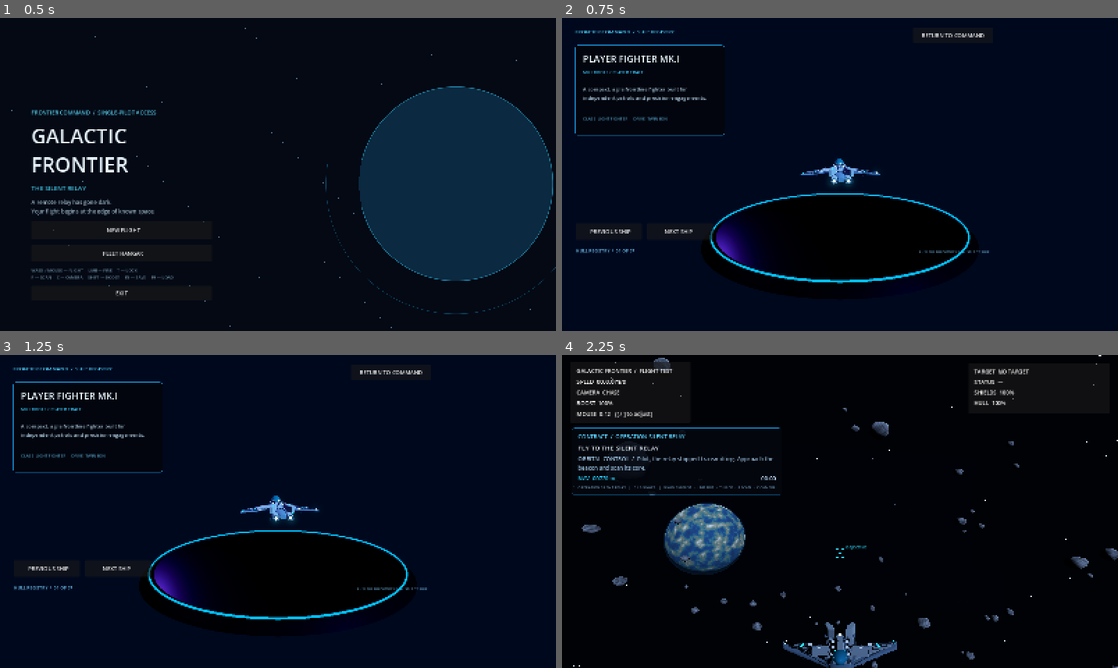
Above: before the commit, frames 1-4 (two rows, left to right).
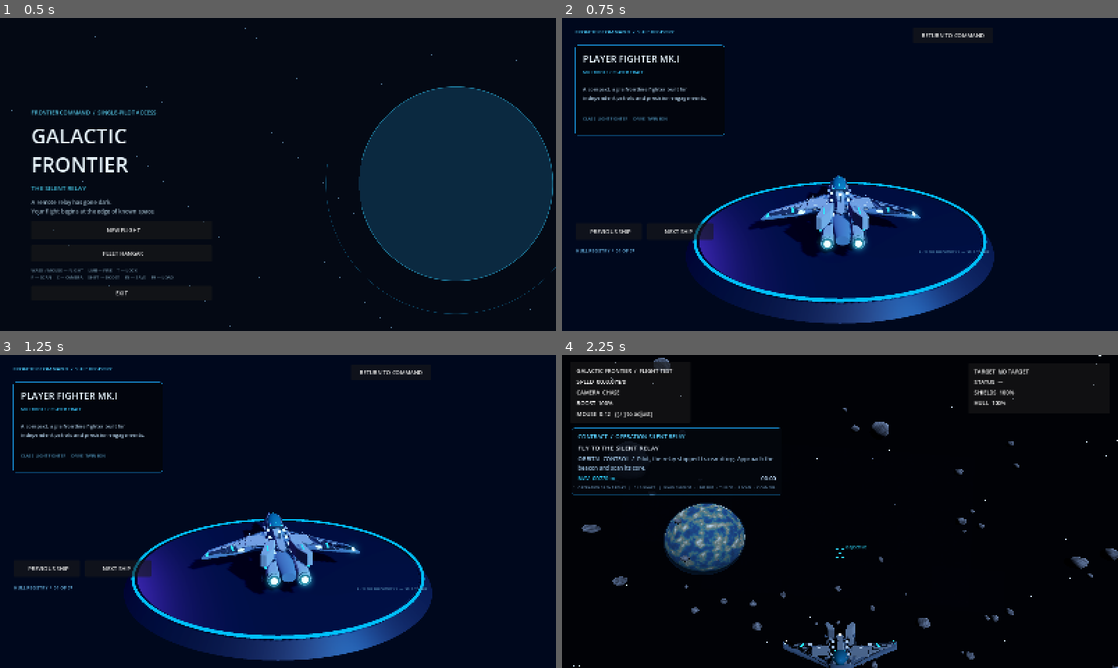
Above: after the commit, the same moments.

Repository: valdissor1990-ui/GALACTIC-FRONTIER
Game: Godot game, scene res://scenes/bootstrap/main.tscn
Two runs of this game, one before a commit and one after it. Both use one fixed random seed, a clock stepped at 60 frames per second and the inputs below.
Inputs:
- Up to frame 1 (0.5 s): no input
- Up to frame 2 (0.75 s): click "FLEET HANGAR" at 0.5 s
- Up to frame 3 (1.25 s): no input
- Up to frame 4 (2.25 s): click "RETURN TO COMMAND" at 1.25 s; click "NEW FLIGHT" at 2 s

Frame 1 is identical in both runs. In frame 2, 19% of the frame differs, in the area x 23-78%, y 44-98%; in frame 3, 19%; in frame 4, nothing differs.

Commit message:
Capture visual evidence for all seven fleet hangar ships (#37)
* Capture every ship in the fleet hangar

* Add deterministic fleet hangar screenshot scene

* Capture and publish all seven hangar ship views

* Use dynamic calls for custom hangar methods

* Improve ship scale and showroom framing from rendered evidence

* Match Raider interceptor showroom scale to player fighter

* Seat ships on a brighter metallic display plinth

* Expose stable node names for main menu integration tests

* Test main menu navigation into fleet hangar

* Test main menu to fleet hangar navigation

* Validate generated fleet artifacts without pushing into an active branch

Diff:
--- /dev/null
+++ b/scenes/ui/fleet_hangar_showcase.tscn
@@ -0,0 +1,9 @@
+[gd_scene load_steps=3 format=3]
+
+[ext_resource type="PackedScene" path="res://scenes/ui/fleet_hangar.tscn" id="1"]
+[ext_resource type="Script" path="res://scripts/ui/fleet_hangar_showcase_director.gd" id="2"]
+
+[node name="FleetHangarShowcase" type="Node"]
+script = ExtResource("2")
+
+[node name="FleetHangar" parent="." instance=ExtResource("1")]
--- a/scripts/ui/fleet_hangar.gd
+++ b/scripts/ui/fleet_hangar.gd
@@ -4,13 +4,13 @@
 const FLIGHT_SCENE := "res://scenes/demo/ten_minute_demo.tscn"
 const RUNTIME_GLTF_SCRIPT: Script = preload("res://scripts/visual/runtime_gltf_model.gd")
 const SHIPS := [
-	{"name": "PLAYER FIGHTER MK.I", "role": "MULTIROLE / PLAYER CRAFT", "path": "res://assets/models/ships/player_fighter.glb", "scale": 0.30, "description": "A compact, agile front …(125 unchanged characters)…
-	{"name": "RAIDER INTERCEPTOR", "role": "HOSTILE / INTERCEPTOR", "path": "res://assets/models/ships/enemy_fighter.glb", "scale": 0.30, "description": "A fast attack craft with a narrow armored spine, split-delta wings and a triple engine cluster.", "specs": "CLASS  INTERCEPTOR       ROLE  PURSUIT"},
-	{"name": "AEGIS HEAVY FIGHTER", "role": "HEAVY / SPACE SUPERIORITY", "path": "res://assets/models/ships/heavy_fighter.glb", "scale": 0.23, "description": "A heavily armored supe …(136 unchanged characters)…
-	{"name": "BASTION BOMBER", "role": "STRIKE / ORDNANCE", "path": "res://assets/models/ships/bomber.glb", "scale": 0.19, "description": "A broad strike platform carrying internal payload bays and remote defensive turrets.", "specs": "CLASS  BOMBER            PAYLOAD  INTERNAL"},
-	{"name": "MULE CARGO HAULER", "role": "CIVILIAN / LOGISTICS", "path": "res://assets/models/ships/cargo_hauler.glb", "scale": 0.20, "description": "A modular industrial h …(138 unchanged characters)…
-	{"name": "VANGUARD FRIGATE", "role": "ESCORT / PATROL", "path": "res://assets/models/ships/frigate.glb", "scale": 0.13, "description": "A long-range escort warship designed to protect convoys and maintain a defensive perimeter.", "specs": "CLASS  FRIGATE           ROLE  ESCORT"},
-	{"name": "LEVIATHAN CRUISER", "role": "CAPITAL / COMMAND", "path": "res://assets/models/ships/cruiser.glb", "scale": 0.085, "description": "A capital command vess …(141 unchanged characters)…
+	{"name": "PLAYER FIGHTER MK.I", "role": "MULTIROLE / PLAYER CRAFT", "path": "res://assets/models/ships/player_fighter.glb", "scale": 0.42, "description": "A compact, agile front …(125 unchanged characters)…
+	{"name": "RAIDER INTERCEPTOR", "role": "HOSTILE / INTERCEPTOR", "path": "res://assets/models/ships/enemy_fighter.glb", "scale": 0.42, "description": "A fast attack craft with a narrow armored spine, split-delta wings and a triple engine cluster.", "specs": "CLASS  INTERCEPTOR       ROLE  PURSUIT"},
+	{"name": "AEGIS HEAVY FIGHTER", "role": "HEAVY / SPACE SUPERIORITY", "path": "res://assets/models/ships/heavy_fighter.glb", "scale": 0.32, "description": "A heavily armored supe …(136 unchanged characters)…
+	{"name": "BASTION BOMBER", "role": "STRIKE / ORDNANCE", "path": "res://assets/models/ships/bomber.glb", "scale": 0.28, "description": "A broad strike platform carrying internal payload bays and remote defensive turrets.", "specs": "CLASS  BOMBER            PAYLOAD  INTERNAL"},
+	{"name": "MULE CARGO HAULER", "role": "CIVILIAN / LOGISTICS", "path": "res://assets/models/ships/cargo_hauler.glb", "scale": 0.28, "description": "A modular industrial h …(138 unchanged characters)…
+	{"name": "VANGUARD FRIGATE", "role": "ESCORT / PATROL", "path": "res://assets/models/ships/frigate.glb", "scale": 0.22, "description": "A long-range escort warship designed to protect convoys and maintain a defensive perimeter.", "specs": "CLASS  FRIGATE           ROLE  ESCORT"},
+	{"name": "LEVIATHAN CRUISER", "role": "CAPITAL / COMMAND", "path": "res://assets/models/ships/cruiser.glb", "scale": 0.16, "description": "A capital command vess …(141 unchanged characters)…
 ]
 
 var _ship_index: int = 0
@@ -90,23 +90,23 @@
 	platform.name = "DisplayPlinth"
 	platform.position.y = -2.8
 	var cylinder := CylinderMesh.new()
-	cylinder.top_radius = 5.2
-	cylinder.bottom_radius = 5.8
+	cylinder.top_radius = 4.2
+	cylinder.bottom_radius = 4.6
 	cylinder.height = 0.34
 	cylinder.radial_segments = 96
 	platform.mesh = cylinder
 	var platform_material := StandardMaterial3D.new()
-	platform_material.albedo_color = Color(0.035, 0.065, 0.105)
-	platform_material.metallic = 0.82
-	platform_material.roughness = 0.3
+	platform_material.albedo_color = Color(0.075, 0.11, 0.17)
+	platform_material.metallic = 0.48
+	platform_material.roughness = 0.48
 	platform.material_override = platform_material
 	world.add_child(platform)
 
 	var platform_ring := MeshInstance3D.new()
 	platform_ring.position.y = -2.59
 	var ring_mesh := TorusMesh.new()
-	ring_mesh.inner_radius = 5.35
-	ring_mesh.outer_radius = 5.43
+	ring_mesh.inner_radius = 4.28
+	ring_mesh.outer_radius = 4.36
 	ring_mesh.rings = 96
 	ring_mesh.ring_segments = 12
 	platform_ring.mesh = ring_mesh
@@ -121,15 +121,15 @@
 
 	_model_mount = Node3D.new()
 	_model_mount.name = "ShipDisplayMount"
-	_model_mount.position.y = -0.2
+	_model_mount.position.y = -2.0
 	world.add_child(_model_mount)
 
 	var camera := Camera3D.new()
-	camera.position = Vector3(0.0, 3.2, 17.0)
-	camera.fov = 42.0
+	camera.position = Vector3(0.0, 2.6, 12.5)
+	camera.fov = 40.0
 	camera.current = true
 	world.add_child(camera)
-	camera.look_at(Vector3(0.0, -0.35, 0.0), Vector3.UP)
+	camera.look_at(Vector3(0.0, -1.0, 0.0), Vector3.UP)
 
 	var overlay := Control.new()
 	overlay.name = "HangarOverlay"
--- /dev/null
+++ b/scripts/ui/fleet_hangar_showcase_director.gd
@@ -0,0 +1,37 @@
+extends Node
+## Captures each ship in the real interactive hangar for visual regression review.
+
+@onready var hangar: Node = get_node("FleetHangar")
+
+func _ready() -> void:
+	call_deferred("_capture_fleet")
+
+func _capture_fleet() -> void:
+	await get_tree().process_frame
+	await get_tree().process_frame
+	var directory := ProjectSettings.globalize_path("user://screenshots")
+	var make_error := DirAccess.make_dir_recursive_absolute(directory)
+	if make_error != OK and make_error != ERR_ALREADY_EXISTS:
+		push_error("Could not create fleet screenshot directory: " + str(make_error))
+		get_tree().quit(1)
+		return
+	for index in range(int(hangar.call("get_ship_count"))):
+		await get_tree().create_timer(0.55).timeout
+		await RenderingServer.frame_post_draw
+		var mesh_count: int = int(hangar.call("get_visible_model_mesh_count"))
+		if mesh_count <= 0:
+			push_error("Fleet hangar screenshot %d has no visible ship meshes" % (index + 1))
+			get_tree().quit(1)
+			return
+		var image := get_viewport().get_texture().get_image()
+		var path := directory.path_join("fleet-hangar-%02d.png" % (index + 1))
+		var save_error := image.save_png(path)
+		if save_error != OK:
+			push_error("Could not save fleet hangar screenshot: " + path)
+			get_tree().quit(1)
+			return
+		print("FLEET_HANGAR_CAPTURE=", path, " mesh_count=", mesh_count)
+		hangar.call("show_next_ship")
+		await get_tree().process_frame
+	print("FLEET_HANGAR_SHOWCASE_COMPLETE ships=", int(hangar.call("get_ship_count")))
+	get_tree().quit(0)
--- a/scripts/ui/main_menu.gd
+++ b/scripts/ui/main_menu.gd
@@ -19,6 +19,7 @@
 	backdrop.set_script(BACKDROP_SCRIPT)
 	add_child(backdrop)
 	var layout := VBoxContainer.new()
+	layout.name = "MainMenuLayout"
 	layout.set_anchors_preset(Control.PRESET_CENTER_LEFT)
 	layout.position = Vector2(90, -190)
 	layout.custom_minimum_size = Vector2(520, 390)
@@ -48,6 +49,7 @@
 	start.pressed.connect(_start_game)
 	layout.add_child(start)
 	var hangar := Button.new()
+	hangar.name = "FleetHangarButton"
 	hangar.text = "  FLEET HANGAR"
 	hangar.custom_minimum_size = Vector2(390, 48)
 	hangar.pressed.connect(_open_hangar)
--- /dev/null
+++ b/tests/ui/test_main_menu_hangar_navigation.gd
@@ -0,0 +1,43 @@
+extends SceneTree
+## Verifies the main-menu button opens the real fleet hangar scene.
+
+const MENU_SCENE := "res://scenes/ui/main_menu.tscn"
+const HANGAR_SCENE := "res://scenes/ui/fleet_hangar.tscn"
+var _failed := 0
+
+func _initialize() -> void:
+	call_deferred("_run")
+
+func _run() -> void:
+	var error := change_scene_to_file(MENU_SCENE)
+	_check(error == OK, "main menu scene loads")
+	await process_frame
+	await process_frame
+	var menu := current_scene
+	_check(menu != null, "main menu becomes current scene")
+	if menu == null:
+		quit(1)
+		return
+	var button := menu.get_node_or_null("MainMenuLayout/FleetHangarButton") as Button
+	_check(button != null, "fleet hangar button is present in main menu")
+	if button == null:
+		quit(1)
+		return
+	button.pressed.emit()
+	await process_frame
+	await process_frame
+	await process_frame
+	_check(current_scene != null and current_scene.scene_file_path == HANGAR_SCENE, "fleet hangar button opens the real hangar scene")
+	if _failed == 0:
+		print("MAIN_MENU_HANGAR_NAVIGATION_PASS")
+		quit(0)
+	else:
+		print("MAIN_MENU_HANGAR_NAVIGATION_FAIL assertions=", _failed)
+		quit(1)
+
+func _check(condition: bool, message: String) -> void:
+	if condition:
+		print("  PASS ", message)
+	else:
+		_failed += 1
+		push_error("MAIN_MENU_HANGAR_NAVIGATION_FAIL: " + message)
